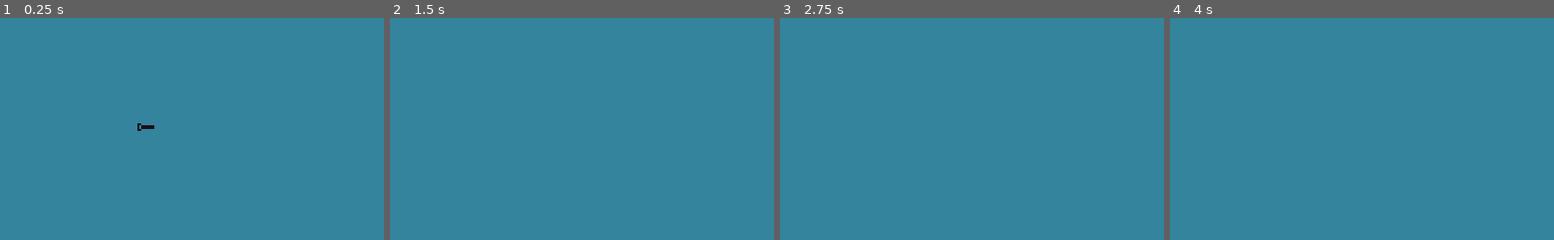
Above: before the commit, frames 1-4 (left to right).
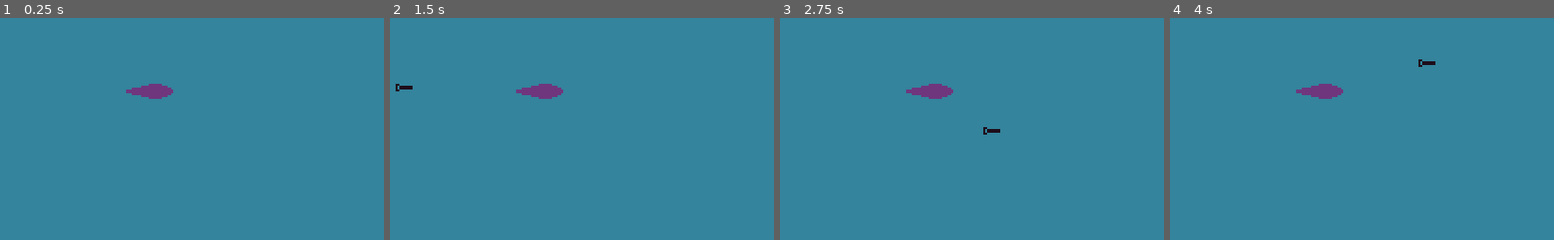
Above: after the commit, the same moments.

Repository: Scribble-Sheep/Shipgame
Game: Godot game, scene res://World.tscn
Same seed, same stepped clock (60 frames per second), same inputs: the game is played once before the commit and once after it.
Inputs:
- Up to frame 1 (0.25 s): no input
- Up to frame 2 (1.5 s): tap Enter (ui_accept) at 0.5, 0.6, 0.77, 1.07, 1.35 s
- Up to frame 3 (2.75 s): tap Enter (ui_accept) at 1.52, 1.82, 2.1 s
- Up to frame 4 (4 s): tap Enter (ui_accept) at 2.85, 3.02, 3.32, 3.6, 3.77 s

The runs differ from the first frame. In frame 1, 0.6% of the frame differs, in the area x 32-46%, y 29-51%; in frame 2, 0.6%; in frame 3, 0.6%; in frame 4, 0.6%.

Commit message:
Move randomized movement to fire on enter
Move the randomized movement section of the code under an if-check,
So it will not fire immediately on the start of the game.
...small baby steps. Atoooooomic..eugh, I'm exhausted.

Diff:
--- a/Code/Torpedo.gd
+++ b/Code/Torpedo.gd
@@ -7,18 +7,22 @@
 export var speed = 20
 
 var direction: int = 0
-var velocity: Vector2 = Vector2.RIGHT
+var velocity: Vector2 = Vector2.ZERO
 
 var rng = RandomNumberGenerator.new()
 
 # Called when the node enters the scene tree for the first time.
 func _ready():
-	rng.randomize()
-	velocity.x = rng.randf_range(-160,160)
-	velocity.y = rng.randf_range(-60,60)
-	velocity = velocity.normalized()
+	pass
 
 
 # Called every frame. 'delta' is the elapsed time since the previous frame.
 func _physics_process(delta):
+
+	if (Input.is_action_just_pressed("ui_accept")):
+		rng.randomize()
+		velocity.x = rng.randf_range(-160,160)
+		velocity.y = rng.randf_range(-60,60)
+		velocity = velocity.normalized()
+
 	move_and_collide(velocity * speed * delta)
--- a/World.tscn
+++ b/World.tscn
@@ -6,7 +6,6 @@
 [node name="World" type="Node2D"]
 
 [node name="Ship" type="Node2D" parent="."]
-visible = false
 position = Vector2( 160, 90 )
 
 [node name="Sprite" type="Sprite" parent="Ship"]
@@ -17,4 +16,4 @@
 
 [node name="Torpedo" parent="." instance=ExtResource( 2 )]
 position = Vector2( 160, 90 )
-speed = 75
+speed = 100
